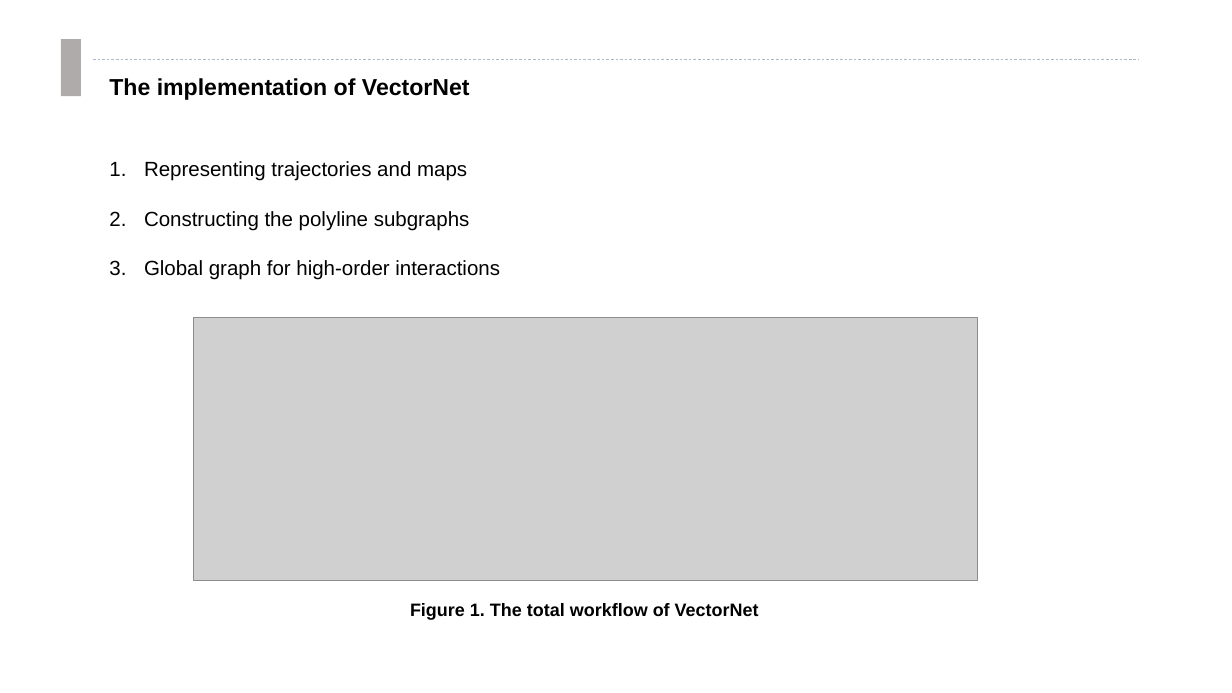
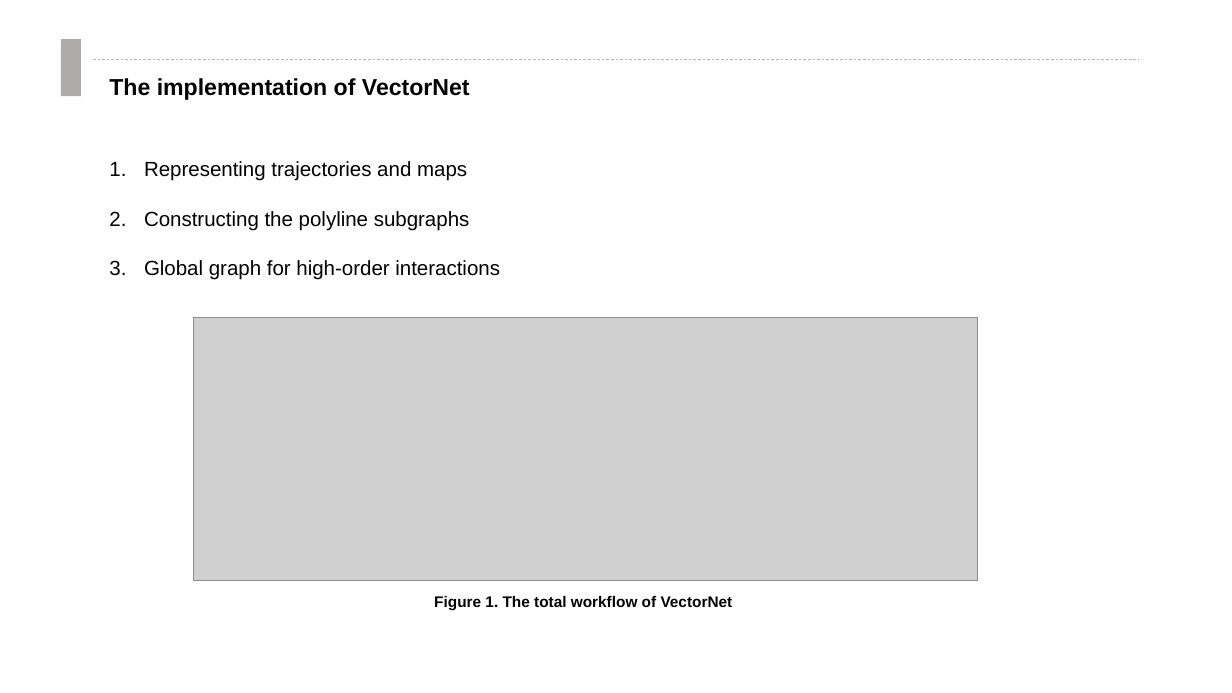
Before and after one commit to clownrat6/VectorNet, a slide deck: slide 6 of material/presentation.pptx. Drawn at 1232x693 pixels with LibreOffice and Linux fonts; fonts in the diff are those of the drawing; grey boxes stand for pictures. Boxes give left, top, right and bottom in pixels: in the first picture for what was removed or moved away, otherwise in the second. Text is boxed around its words. In the diff, an @@ line names an element or a change of style, - is before the commit and + after.

```diff
--- a/material/presentation.pptx
+++ b/material/presentation.pptx
@@ text "Figure 1. The total workflow ...": place and size @@
-text "Figure 1. The total workflow ..." at box(410, 603, 759, 620)
+text "Figure 1. The total workflow ..." at box(434, 596, 733, 610)
@@ text "Figure 1. The total workflow ..." at box(434, 596, 733, 610): size 14 to 12 pt @@
```
Also in this commit, not shown: 8 other slides changed, 1 other file.
